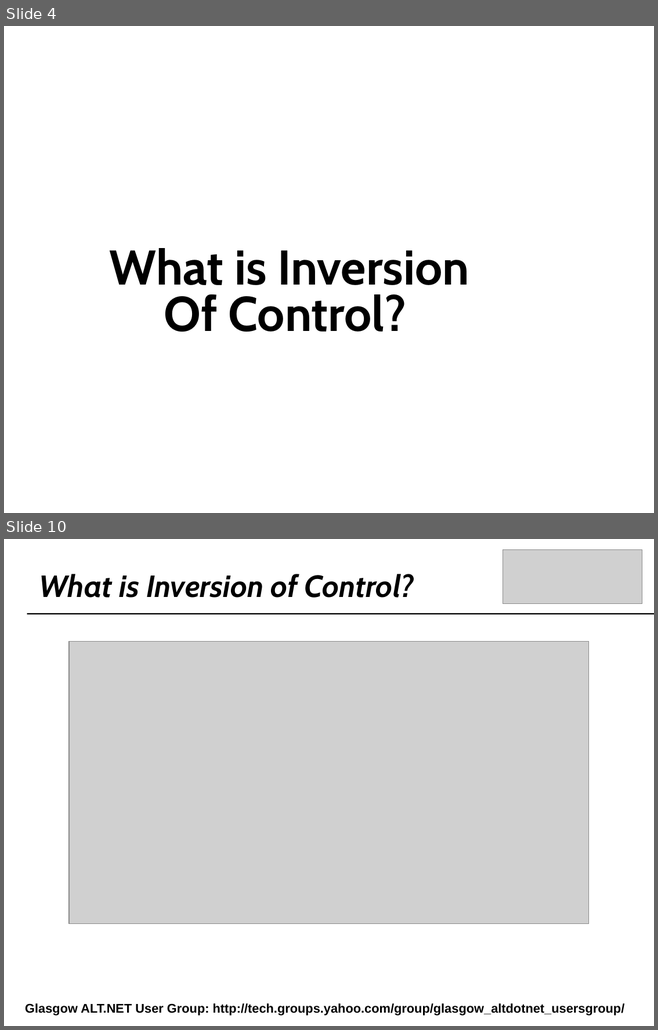
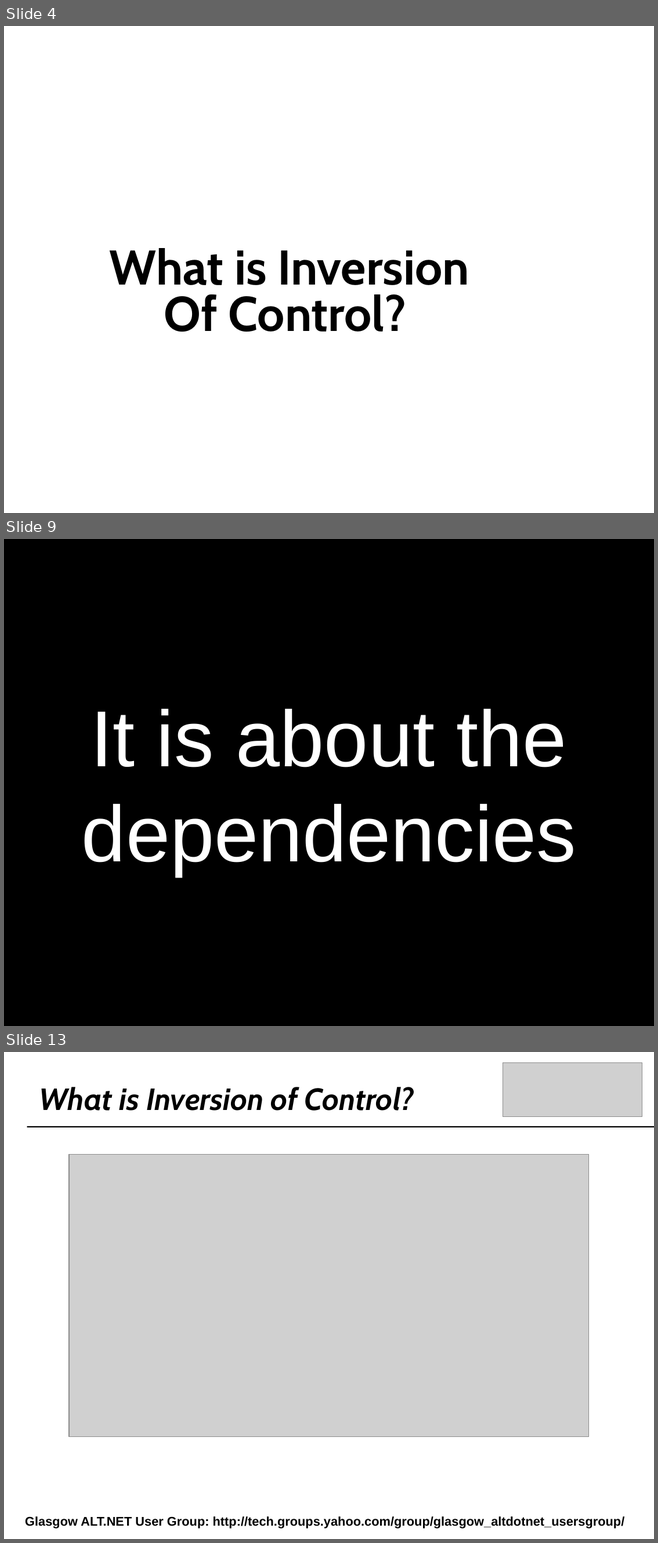
Before and after one commit to craignicol/scotaltdotnet, a slide deck: belfast/IOC-TDD-And Testability.ppt. Shown one above the other, each under a label of ours: slides 4 and 10 before the commit, slides 4, 9 and 13 after it; the slides between them are not shown. The pictures are 658x1030 and 658x1543 pixels, drawn with LibreOffice and Linux fonts; fonts in the diff are those of the drawing; grey boxes stand for pictures; background and template pictures are left out. Boxes give left, top, right and bottom in pixels: in the first picture for what was removed or moved away, otherwise in the second. Text is boxed around its words. In the diff, an @@ line names an element or a change of style, - is before the commit and + after.

```diff
--- a/belfast/IOC-TDD-And Testability.ppt
+++ b/belfast/IOC-TDD-And Testability.ppt
@@ slide 9 added at (4,539,654,1026), background #FFFFFF @@
@@ title added at (4,539,654,1026), fill #000000, 88 pt, text #FFFFFF @@
+It is about the dependencies
@@ what was slide 10 is now slide 13 @@
```
Also in this commit, not shown: 8 slides changed, 4 other slides added, 7 other files.
